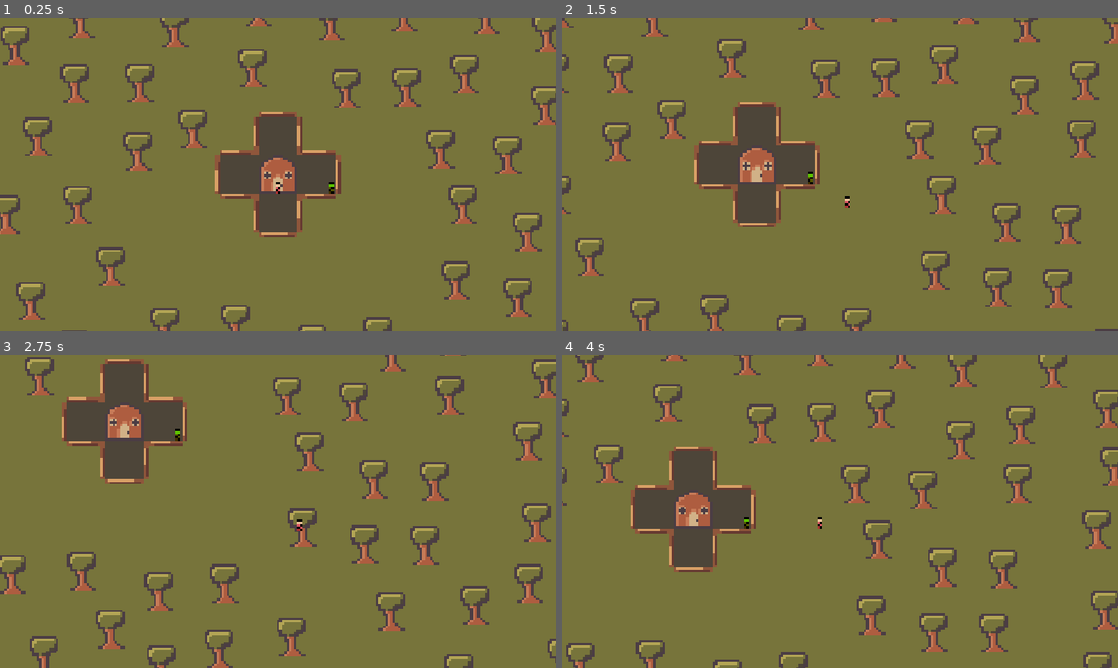
Above: before the commit, frames 1-4 (two rows, left to right).
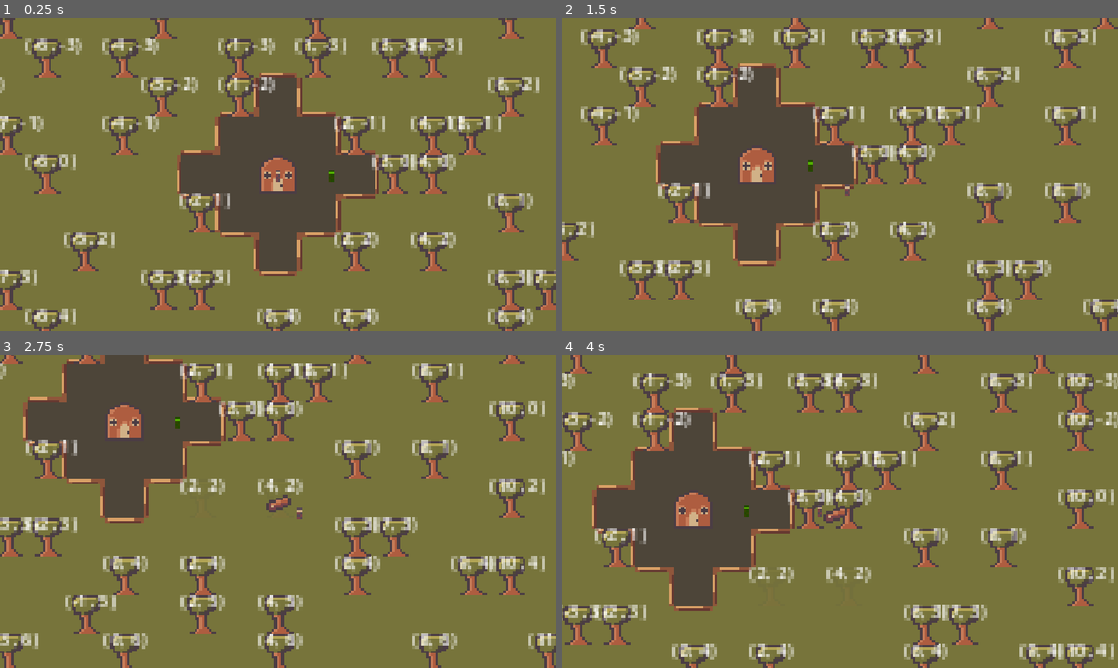
Above: after the commit, the same moments.

Repository: jacksonmist/DeforestStation
Game: Godot game, scene res://Scenes/Root.tscn
Same seed, same stepped clock (60 frames per second), same inputs: the game is played once before the commit and once after it.
Inputs (mouse positions are in pixels of both pictures, inside the frame that each line leads up to):
- Up to frame 1 (0.25 s): no input
- Up to frame 2 (1.5 s): tap Enter at 0.5 s; move the mouse to (962, 158) at 0.52 s; press the mouse at (962, 158) at 0.53 s; hold D (Right) 0.53-1.28 s; move the mouse to (728, 190) at 1.27 s; release the mouse at (728, 190) at 1.28 s; hold S (Down) from 1.28 s (still down); click (728, 190) at 1.35 s
- Up to frame 3 (2.75 s): move the mouse to (333, 442) at 2.02 s; release S (Down) at 2.03 s; press the mouse at (333, 442) at 2.03 s; hold D (Right) from 2.03 s (still down)
- Up to frame 4 (4 s): move the mouse to (812, 574) at 2.77 s; release D (Right) at 2.78 s; release the mouse at (812, 574) at 2.78 s; hold W (Up) 2.78-3.53 s; click (812, 574) at 2.85 s; move the mouse to (1006, 558) at 3.52 s; press the mouse at (1006, 558) at 3.53 s; hold A (Left) from 3.53 s (still down)

The runs differ from the first frame. In frame 1, 30% of the frame differs, in the area x 0-100%, y 0-100%; in frame 2, 29%; in frame 3, 28%; in frame 4, 30%.

Commit message:
Added a whole lot

Diff:
--- a/Scenes/Root.tscn
+++ b/Scenes/Root.tscn
@@ -12,10 +12,10 @@
 [ext_resource type="Script" uid="uid://cl8dmktg4iq2y" path="res://Scripts/tree_manager.gd" id="10_dtygg"]
 [ext_resource type="PackedScene" uid="uid://bi0p2cxdn3yy5" path="res://Scenes/tree.tscn" id="11_aoudc"]
 [ext_resource type="PackedScene" uid="uid://dpempw6q6puu7" path="res://Scenes/wood.tscn" id="11_fauc5"]
-[ext_resource type="Texture2D" uid="uid://cttu6bfow3awj" path="res://Sprites/test_player.png" id="12_ql2nr"]
 [ext_resource type="Script" uid="uid://3qbuoccerxyg" path="res://Scripts/player.gd" id="13_7f8yv"]
-[ext_resource type="PackedScene" uid="uid://duxbbfus1ti24" path="res://Scenes/attack_circle.tscn" id="13_75oan"]
+[ext_resource type="PackedScene" uid="uid://duxbbfus1ti24" path="res://Scenes/friendly_attack_circle.tscn" id="13_75oan"]
 [ext_resource type="Script" uid="uid://bdk6tyr748nlp" path="res://Scripts/lumberjack.gd" id="15_75oan"]
+[ext_resource type="Texture2D" uid="uid://bgxie15kcisp8" path="res://Sprites/lumberjack.png" id="15_fauc5"]
 
 [sub_resource type="TileSetAtlasSource" id="TileSetAtlasSource_g1ltr"]
 texture = ExtResource("1_y1djv")
@@ -52,6 +52,13 @@
 
 [node name="Node2D" type="Node2D" unique_id=1513264109]
 
+[node name="TreeManager" type="Node" parent="." unique_id=1309576017 node_paths=PackedStringArray("grid_manager", "house")]
+script = ExtResource("10_dtygg")
+wood = ExtResource("11_fauc5")
+tree_scene = ExtResource("11_aoudc")
+grid_manager = NodePath("../GridManager")
+house = NodePath("../House")
+
 [node name="GroundMap" type="TileMapLayer" parent="." unique_id=348636908 node_paths=PackedStringArray("pds_manager")]
 z_index = -1
 position = Vector2(-8, -8)
@@ -68,17 +75,19 @@
 ground_map = NodePath("..")
 tree_manager = NodePath("../../TreeManager")
 
-[node name="GridManager" type="Node" parent="." unique_id=366981937 node_paths=PackedStringArray("ground_map", "wall_map")]
+[node name="GridManager" type="Node" parent="." unique_id=366981937 node_paths=PackedStringArray("tree_manager", "ground_map", "wall_map")]
 script = ExtResource("7_6ebx2")
+tree_manager = NodePath("../TreeManager")
 ground_map = NodePath("../GroundMap")
 wall_map = NodePath("../GroundMap/WallMap")
-current_radius = null
 
 [node name="House" type="Area2D" parent="." unique_id=859446054 node_paths=PackedStringArray("ground_map", "grid")]
 texture_filter = 1
+collision_mask = 0
 script = ExtResource("9_am7h6")
 ground_map = NodePath("../GroundMap")
 grid = NodePath("../GridManager")
+starting_radius = 2
 health = 100.0
 
 [node name="CollisionShape2D" type="CollisionShape2D" parent="House" unique_id=1493826941]
@@ -87,21 +96,14 @@
 [node name="Sprite2D" type="Sprite2D" parent="House" unique_id=2096658549]
 texture = ExtResource("8_difym")
 
-[node name="TreeManager" type="Node" parent="." unique_id=1309576017 node_paths=PackedStringArray("grid_manager", "house")]
-script = ExtResource("10_dtygg")
-wood = ExtResource("11_fauc5")
-tree_scene = ExtResource("11_aoudc")
-grid_manager = NodePath("../GridManager")
-house = NodePath("../House")
-
 [node name="Player" type="Area2D" parent="." unique_id=583931774 node_paths=PackedStringArray("house")]
 z_index = 1
-texture_filter = 1
 collision_layer = 2
 collision_mask = 28
 script = ExtResource("13_7f8yv")
 house = NodePath("../House")
 speed = 50.0
+aps = 50.0
 
 [node name="CollisionShape2D" type="CollisionShape2D" parent="Player" unique_id=759726425]
 shape = SubResource("CircleShape2D_ltfbr")
@@ -111,9 +113,10 @@
 position_smoothing_enabled = true
 
 [node name="AttackCircle" parent="Player" unique_id=1872592653 instance=ExtResource("13_75oan")]
+collision_mask = 28
 
 [node name="Sprite2D" type="Sprite2D" parent="Player" unique_id=229233852]
-texture = ExtResource("12_ql2nr")
+texture = ExtResource("15_fauc5")
 
 [node name="Timer" type="Timer" parent="Player" unique_id=1313961637]
 
@@ -132,4 +135,4 @@
 
 [node name="Sprite2D" type="Sprite2D" parent="Lumberjack" unique_id=1402586986]
 self_modulate = Color(0.39607844, 1, 0, 1)
-texture = ExtResource("12_ql2nr")
+texture = ExtResource("15_fauc5")
--- a/Scenes/tree.tscn
+++ b/Scenes/tree.tscn
@@ -2,9 +2,13 @@
 
 [ext_resource type="Texture2D" uid="uid://cgbssmcigo2dl" path="res://Sprites/Tree.png" id="1_0vwjc"]
 [ext_resource type="Script" uid="uid://b2j61ji6bjooj" path="res://Scripts/tree.gd" id="2_rsuno"]
+[ext_resource type="Texture2D" uid="uid://cv0ishkrcd81j" path="res://Sprites/TreeX.png" id="3_l7sa7"]
 
 [sub_resource type="CircleShape2D" id="CircleShape2D_4bev8"]
 radius = 9.65
+
+[sub_resource type="LabelSettings" id="LabelSettings_fauc5"]
+font_size = 8
 
 [node name="Tree" type="Area2D" unique_id=1098867022]
 collision_layer = 8
@@ -20,3 +24,14 @@
 
 [node name="CollisionShape2D" type="CollisionShape2D" parent="." unique_id=1166495104]
 shape = SubResource("CircleShape2D_4bev8")
+
+[node name="X" type="Sprite2D" parent="." unique_id=1271409032]
+texture = ExtResource("3_l7sa7")
+
+[node name="Label" type="Label" parent="." unique_id=1392394564]
+offset_left = -9.0
+offset_top = -12.0
+offset_right = 16.65
+offset_bottom = 11.0
+text = "(25,25)"
+label_settings = SubResource("LabelSettings_fauc5")
--- a/Scenes/wood.tscn
+++ b/Scenes/wood.tscn
@@ -1,6 +1,7 @@
 [gd_scene format=3 uid="uid://dpempw6q6puu7"]
 
 [ext_resource type="Script" uid="uid://vq3jchn5qmwk" path="res://Scripts/wood.gd" id="1_wy180"]
+[ext_resource type="Texture2D" uid="uid://jpnmctqotyp3" path="res://Sprites/wood.png" id="2_tfydv"]
 
 [sub_resource type="CircleShape2D" id="CircleShape2D_4bev8"]
 
@@ -11,3 +12,6 @@
 
 [node name="CollisionShape2D" type="CollisionShape2D" parent="." unique_id=1039978635]
 shape = SubResource("CircleShape2D_4bev8")
+
+[node name="Sprite2D" type="Sprite2D" parent="." unique_id=1848606799]
+texture = ExtResource("2_tfydv")
--- a/Scripts/detection_circle.gd
+++ b/Scripts/detection_circle.gd
@@ -1,4 +1,4 @@
-class_name AttackCircle extends Area2D
+class_name FriendlyAttackCircle extends Area2D
 
 @onready var collision: CollisionShape2D = $CollisionShape2D
 
@@ -9,18 +9,8 @@
 	parent = parent_ref
 	area_entered.connect(target_entered)
 	area_exited.connect(target_exited)
-	set_layer_mask()
 	collision.shape = collision.shape.duplicate()
 	update_range()
-
-func set_layer_mask():
-	if parent.entity_allegience == parent.allegience.friendly:
-		set_collision_layer_value(1, true)
-		set_collision_mask_value(2, true)
-		set_collision_mask_value(3, true)
-	else:
-		set_collision_layer_value(2, true)
-		set_collision_mask_value(1, true)
 
 func target_entered(body):
 	if not target_list.has(body):
--- a/Scripts/entity.gd
+++ b/Scripts/entity.gd
@@ -47,8 +47,10 @@
 	if not can_attack:
 		return
 	var target = imm_targets[0]
-	target.take_damage(damage)
-	can_attack = false
+	if target.has_method("take_damage"):
+		target.take_damage(damage)
+		can_attack = false
+		timer.start()
 
 func take_damage(amount: float):
 	health -= amount
--- a/Scripts/grid_manager.gd
+++ b/Scripts/grid_manager.gd
@@ -1,20 +1,17 @@
 class_name GridManager extends Node
 
 var grid: Array[Vector2i]
+@export var tree_manager: TreeManager
 @export var ground_map: GroundMap
 @export var wall_map: WallMap
 
 var station_cells: Dictionary
+var cached_cells: Array[Vector2i]
 
-@export var current_radius: int = 0
+var current_radius: int = 0
 var house_cell: Vector2i
 var border_cells: Dictionary
-
-func _ready() -> void:
-	pass
-
-func _process(delta: float) -> void:
-	pass
+var can_upgrade: bool = true
 
 func set_house_cell(cell: Vector2i):
 	house_cell = cell
@@ -22,8 +19,11 @@
 	station_cells[cell] = true
 
 func upgrade_circle():
+	if not can_upgrade:
+		return
 	current_radius += 1
 	var added_cells: Array[Vector2i]
+	cached_cells = []
 	var r2 = current_radius ** 2
 	for x in range(-current_radius, current_radius + 1):
 		for y in range(-current_radius, current_radius + 1):
@@ -31,10 +31,22 @@
 				var cell = (Vector2i(house_cell.x + x, house_cell.y + y))
 				if not station_cells.has(cell):
 					added_cells.append(cell)
-	for cell in added_cells:
+	if not tree_manager.check_occupied(added_cells):
+		for cell in added_cells:
+			station_cells[cell] = true
+			ground_map.set_station_floor(cell)
+		calculate_border_cells(added_cells)
+	else:
+		can_upgrade = false
+		cached_cells = added_cells
+		print(cached_cells)
+
+func no_marked_trees():
+	for cell in cached_cells:
 		station_cells[cell] = true
 		ground_map.set_station_floor(cell)
-	calculate_border_cells(added_cells)
+	calculate_border_cells(cached_cells)
+	can_upgrade = true
 
 func calculate_border_cells(added_cells: Array[Vector2i]):
 	border_cells.clear()
--- a/Scripts/house.gd
+++ b/Scripts/house.gd
@@ -8,12 +8,16 @@
 func _ready() -> void:
 	cell = Vector2i(floor(ground_map.cell_by_cell/2))
 	grid.set_house_cell(cell)
-	upgrade_circle()
+	for i in range(starting_radius):
+		upgrade_circle()
 
 # Called every frame. 'delta' is the elapsed time since the previous frame.
 func _process(delta: float) -> void:
 	pass
 
 func upgrade_circle():
-	for i in range(starting_radius):
-		grid.upgrade_circle()
+	grid.upgrade_circle()
+
+func _input_event(viewport: Viewport, event: InputEvent, shape_idx: int) -> void:
+	if event.is_action_pressed("LeftMouse"):
+		upgrade_circle()
--- a/Scripts/tree.gd
+++ b/Scripts/tree.gd
@@ -8,24 +8,38 @@
 var is_marked: bool = false
 var is_active: bool = true
 
+@onready var x: Sprite2D = $X
 @onready var sprite: Sprite2D = $Sprite2D
 @onready var timer: Timer = $Timer
+@onready var label: Label = $Label
 
 @export var health: float = 5.0
 @export var respawn_time: float = 10.0
 
+var respawn_tween: Tween
+
 func _ready() -> void:
 	timer.timeout.connect(respawn)
-
-func _process(delta: float) -> void:
-	pass
+	x.visible = false
+	if randi_range(0, 1) == 0:
+		x.flip_h = false
+	else:
+		x.flip_h = true
+	if randi_range(0, 1) == 0:
+		x.flip_v = false
+	else:
+		x.flip_v = true
 
 func take_damage(amount: float):
+	if not is_active:
+		return
 	health -= amount
 	if health <= 0:
 		cut_down()
 
 func cut_down():
+	if respawn_tween:
+		respawn_tween.kill()
 	var wood_instance = wood.instantiate()
 	tree_manager.add_child(wood_instance)
 	wood_instance.position = position
@@ -34,15 +48,25 @@
 		timer.start()
 		set_active(false)
 	else:
+		tree_manager.remove_marked(self)
 		queue_free()
 
 func respawn():
 	set_active(true)
 
 func set_active(active: bool):
+	is_active = active
 	if active:
-		var tween = create_tween()
-		tween.tween_property(sprite, "modulate", opaque, 1)
+		respawn_tween = create_tween()
+		respawn_tween.tween_property(sprite, "modulate", opaque, 0.5)
 	else:
-		var tween = create_tween()
-		tween.tween_property(sprite, "modulate", transparent, 1)
+		sprite.modulate = transparent
+
+func set_cell(cell: Vector2i):
+	label.text = str(cell)
+
+func mark_tree():
+	is_marked = true
+	x.visible = true
+	if not is_active:
+		queue_free()
--- a/Scripts/tree_manager.gd
+++ b/Scripts/tree_manager.gd
@@ -4,10 +4,8 @@
 @export var tree_scene: PackedScene
 @export var grid_manager: GridManager
 @export var house: House
-
-# Called when the node enters the scene tree for the first time.
-func _ready() -> void:
-	pass # Replace with function body.
+var tree_dict: Dictionary
+var marked_trees: Array
 
 func place_trees(points: Array[Vector2]):
 	for point in points:
@@ -17,6 +15,34 @@
 		tree.tree_manager = self
 		tree.wood = wood
 		var tree_cell := Vector2i(floor(point/16))
-		var distance_to_house = tree_cell.distance_to(house.cell)
-		if distance_to_house <= house.starting_radius * 3:
+		tree.position = tree_cell * 16
+		tree.set_cell(tree_cell)
+		tree_cell += Vector2i(24, 24)
+		var distance_to_house = tree_cell.distance_to(house.cell + Vector2i(24, 24))
+		if distance_to_house <= house.starting_radius:
 			tree.queue_free()
+			continue
+		if not tree_dict.has(tree_cell):
+			tree_dict[tree_cell] = tree
+		else:
+			tree.queue_free()
+
+func check_occupied(cells: Array[Vector2i]):
+	marked_trees = []
+	var occupied: bool = false
+	for cell in cells:
+		if tree_dict.has(cell):
+			occupied = true
+			var tree = tree_dict[cell]
+			tree.mark_tree()
+			marked_trees.append(tree)
+	return occupied
+
+func remove_marked(tree):
+	if marked_trees.has(tree):
+		marked_trees.erase(tree)
+	else:
+		print("Marked tree not found in array")
+	if marked_trees.is_empty():
+		grid_manager.no_marked_trees()
+	print(marked_trees)
--- a/Scripts/wood.gd
+++ b/Scripts/wood.gd
@@ -1,14 +1,23 @@
 class_name Wood extends Area2D
+@onready var sprite: Sprite2D = $Sprite2D
 
 var collected: bool = false
 var target: Entity
-var collection_speed: float = 20
+var collection_speed: float = 30
+var acceleration: float = 15
 @export var value: int = 1
+
+func _ready() -> void:
+	if randi_range(0, 1) == 0:
+		sprite.flip_h = false
+	else:
+		sprite.flip_h = true
 
 func _process(delta: float) -> void:
 	if target:
 		var direction = (target.position - position).normalized()
 		position += (direction * delta * collection_speed)
+		collection_speed += (acceleration * delta)
 		if position.distance_to(target.position) <= 2:
 			target.add_wood(value)
 			queue_free()
--- a/Sprites/building.gd
+++ b/Sprites/building.gd
@@ -1,3 +1,3 @@
-class_name Building extends Node2D
+class_name Building extends Area2D
 
 @export var health: float
--- a/project.godot
+++ b/project.godot
@@ -42,6 +42,11 @@
 "events": [Object(InputEventKey,"resource_local_to_scene":false,"resource_name":"","device":-1,"window_id":0,"alt_press …(192 unchanged characters)…
 ]
 }
+LeftMouse={
+"deadzone": 0.2,
+"events": [Object(InputEventMouseButton,"resource_local_to_scene":false,"resource_name":"","device":-1,"window_id":0,"alt_pressed":false,"shift_pressed":false,"ctrl_pressed":false,"meta_pressed":false,"button_mask":0,"position":Vector2(0, 0),"global_position":Vector2(0, 0),"factor":1.0,"button_index":1,"canceled":false,"pressed":false,"double_click":false,"script":null)
+]
+}
 
 [layer_names]
 
Renamed: Scenes/attack_circle.tscn -> Scenes/friendly_attack_circle.tscn
Binary file added: Sprites/TreeX.png
Not shown, added: Sprites/TreeX.png.import
Binary file added: Sprites/lumberjack.png
Not shown, added: Sprites/lumberjack.png.import
Binary file added: Sprites/wood.png
Not shown, added: Sprites/wood.png.import
